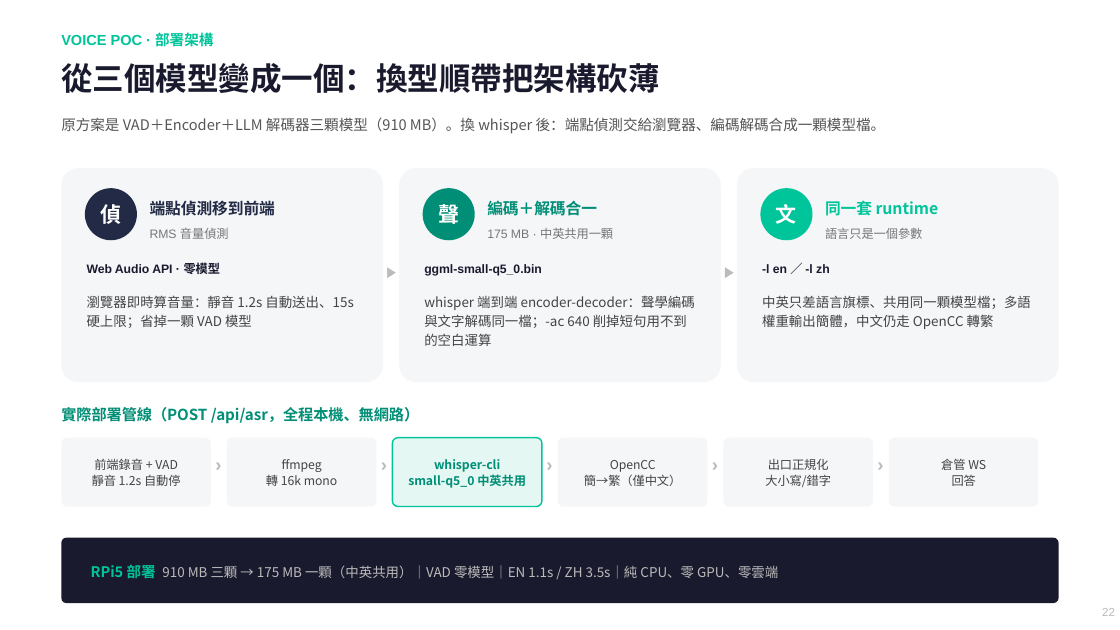
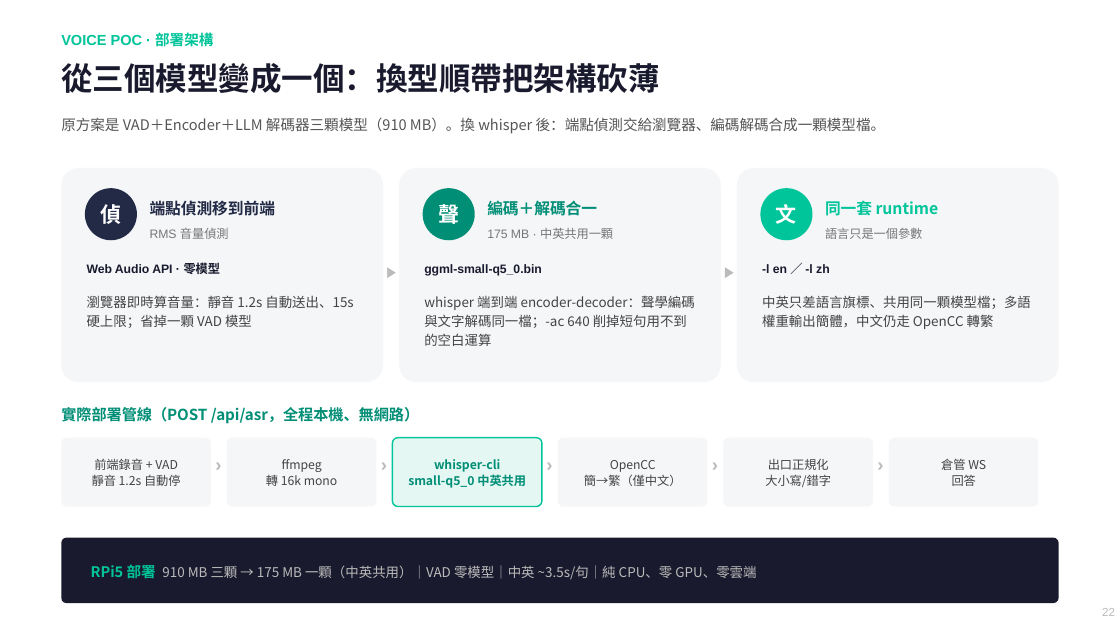
Before and after one commit to chunyen627-afk/warehouse-v2-agent, a slide deck: slide 22 of 倉管Agent_專案簡報.pptx. Drawn at 1120x630 pixels with LibreOffice and Linux fonts; fonts in the diff are those of the drawing. Boxes give left, top, right and bottom in pixels: in the first picture for what was removed or moved away, otherwise in the second. Text is boxed around its words. In the diff, an @@ line names an element or a change of style, - is before the commit and + after.

```diff
--- a/倉管Agent_專案簡報.pptx
+++ b/倉管Agent_專案簡報.pptx
@@ text at [91, 563, 756, 582]: text changed @@
-RPi5 部署 910 MB 三顆 → 175 MB 一顆（中英共用）｜VAD 零模型｜EN 1.1s / ZH 3.5s｜純 CPU、零 GPU、零雲端
+RPi5 部署 910 MB 三顆 → 175 MB 一顆（中英共用）｜VAD 零模型｜中英 ~3.5s/句｜純 CPU、零 GPU、零雲端
```
Also in this commit, not shown: 2 other slides changed, 2 other files.
